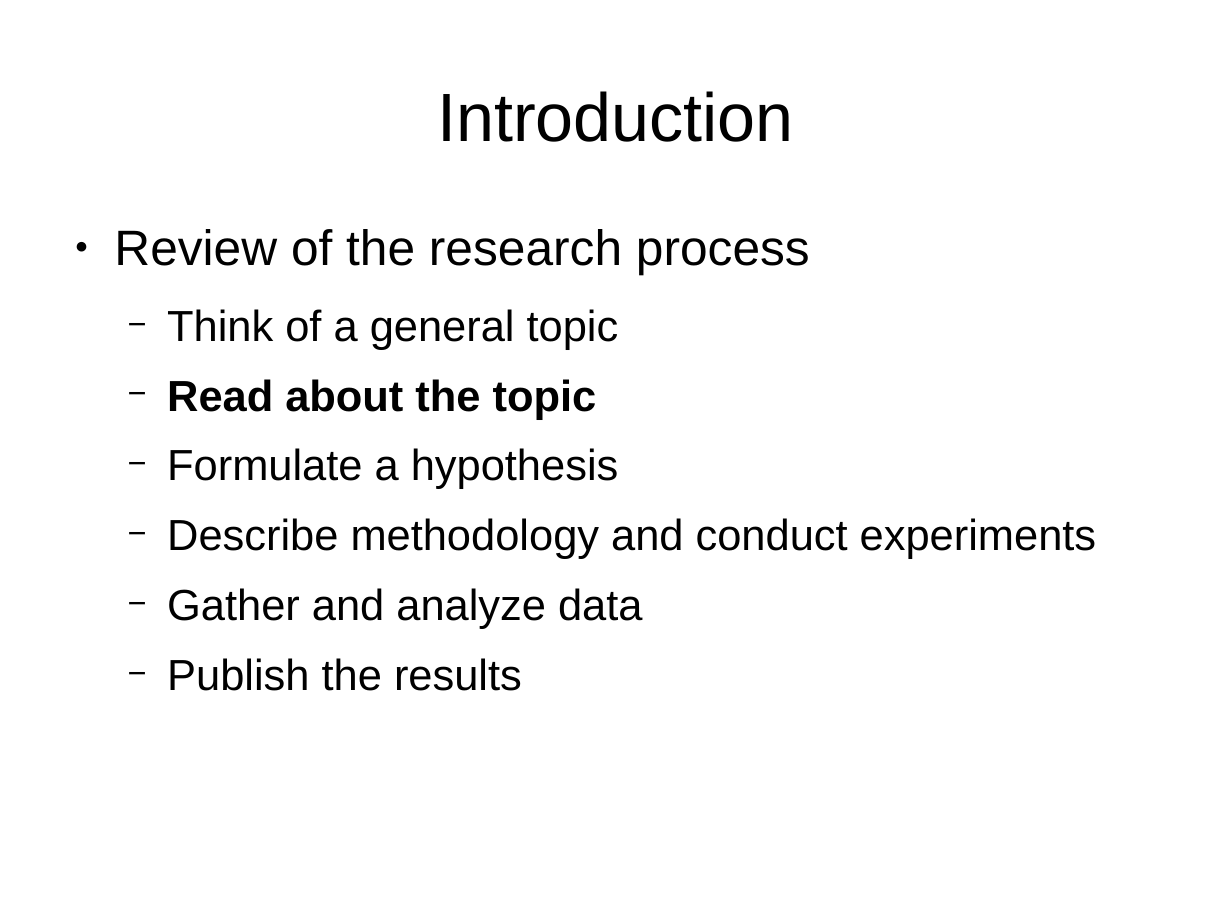
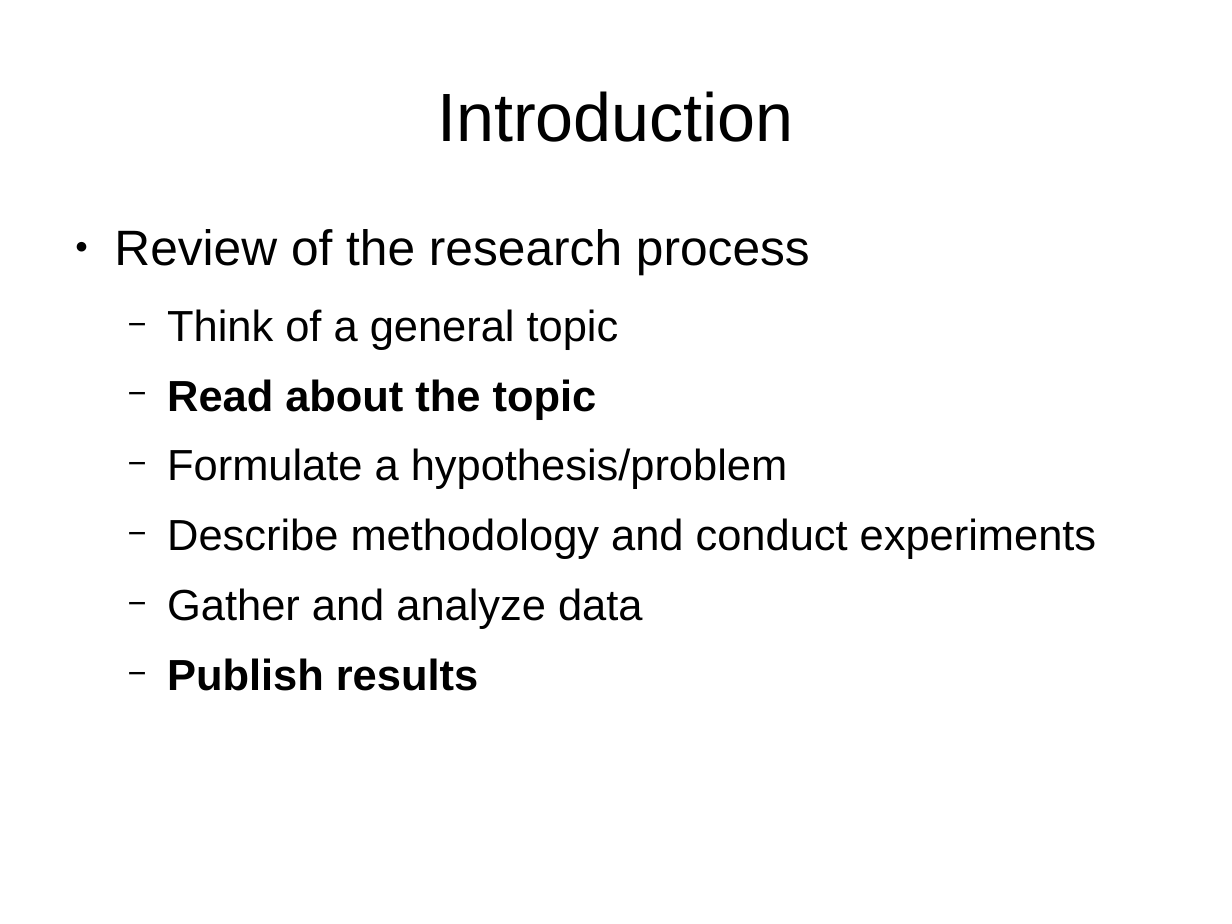
Before and after one commit to aanovelo/cmsc-137-ab5l-project, a slide deck: slide 2 of training/zotero_it4r_2013.odp. Drawn at 1232x924 pixels with LibreOffice and Linux fonts; fonts in the diff are those of the drawing. Boxes give left, top, right and bottom in pixels: in the first picture for what was removed or moved away, otherwise in the second. Text is boxed around its words. In the diff, an @@ line names an element or a change of style, - is before the commit and + after.

Commit message:
edits

```diff
--- a/training/zotero_it4r_2013.odp
+++ b/training/zotero_it4r_2013.odp
@@ text at (167, 448, 788, 489): text changed @@
-  − Formulate a hypothesis
+  − Formulate a hypothesis/problem
@@ text at (167, 658, 478, 691): text changed; bold on @@
-  − Publish the results
+  − Publish results
```
Also in this commit, not shown: 1 slide added.
